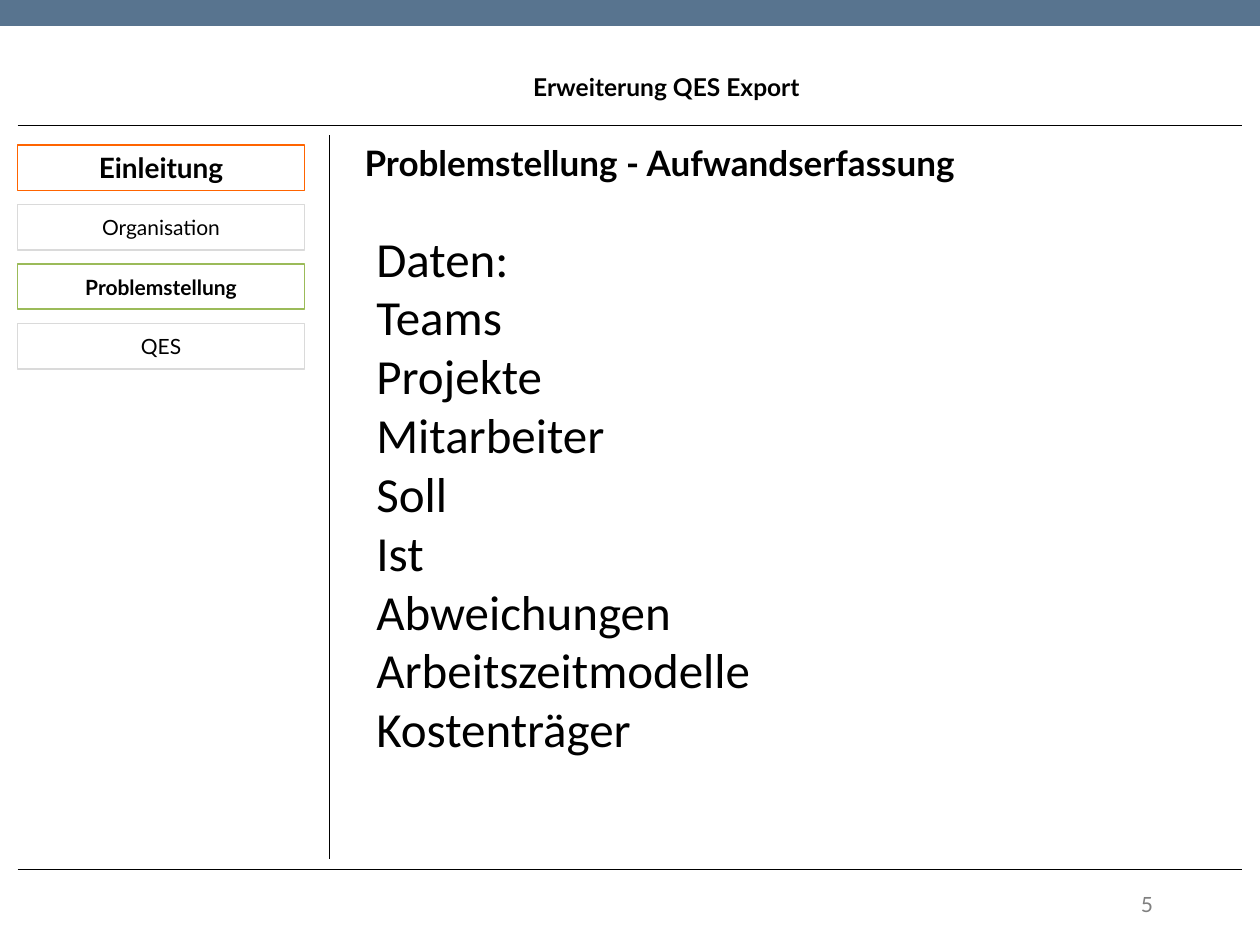
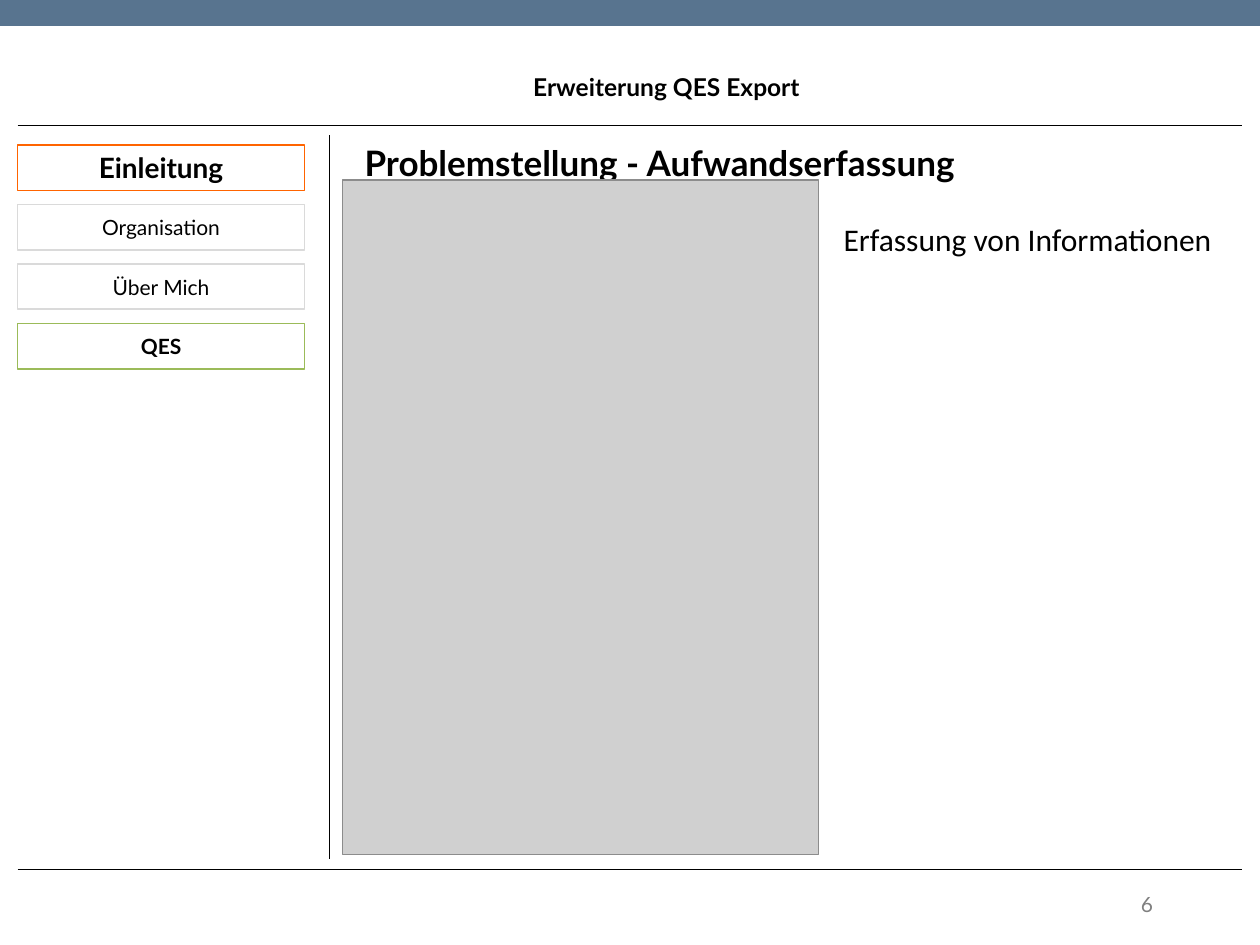
Before and after one commit to TwoHorus/dbExelExportLaravel, a slide deck: slide 6 of DOC/Fachgespraech.pptx (slide 5 before the commit). Drawn at 1260x945 pixels with LibreOffice and Linux fonts; fonts in the diff are those of the drawing; grey boxes stand for pictures; background and template pictures are left out. Boxes give left, top, right and bottom in pixels: in the first picture for what was removed or moved away, otherwise in the second. Text is boxed around its words. In the diff, an @@ line names an element or a change of style, - is before the commit and + after.

```diff
--- a/DOC/Fachgespraech.pptx
+++ b/DOC/Fachgespraech.pptx
@@ picture added at box(343, 180, 819, 854) @@
@@ text added at box(844, 229, 1212, 257), 18 pt, text #000000 @@
+Erfassung von Informationen
@@ rectangle "Über Mich" at box(18, 265, 305, 310): outline #9BBB59 0.85 pt to #DADADA 0.85 pt @@
@@ text removed at box(376, 245, 750, 756) @@
-Daten:
-Teams
-Projekte
-Mitarbeiter
-Soll
-Ist
-Abweichungen
-Arbeitszeitmodelle
-Kostenträger
@@ text in rectangle at box(113, 276, 209, 295): text changed; bold off @@
-Problemstellung
+Über Mich
@@ rectangle "QES" at box(18, 324, 305, 369): bold on; outline #DADADA 0.85 pt to #9BBB59 0.85 pt @@
@@ page number at box(1141, 897, 1153, 912): text changed @@
-5
+6
```
Also in this commit, not shown: 7 other slides changed, 1 slide added, 1 slide removed.
